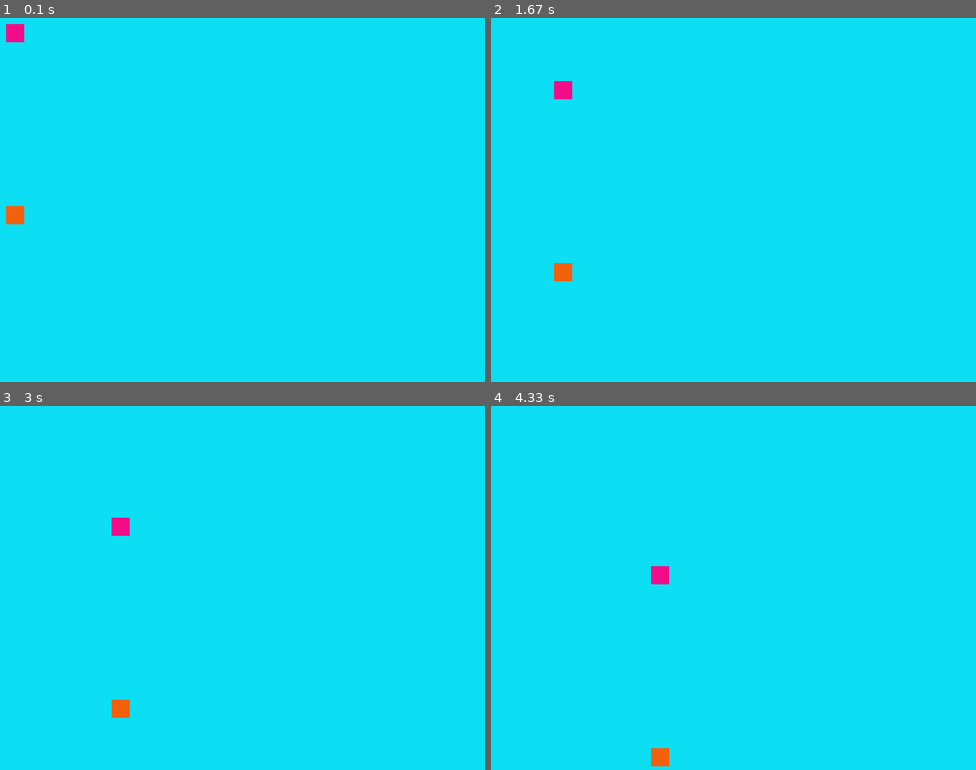
Above: before the commit, frames 1-4 (two rows, left to right).
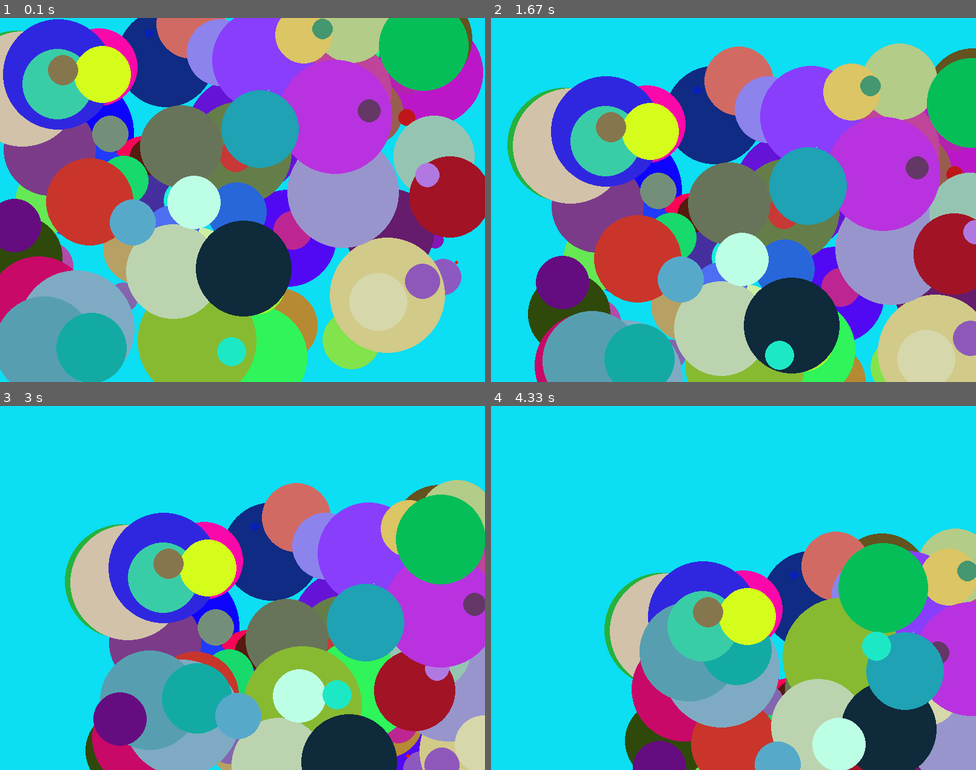
Above: after the commit, the same moments.

Repository: MYMPablito/Bootcamp-KeepCoding-FullStack-Jr-XV
Game: pygame game, started from bolillas/main.py
The game is run twice, just before and just after one commit, with the same random seed, the same clock (stepped at 60 frames per second) and the same inputs.
Inputs:
- Up to frame 1 (0.1 s): no input
- Up to frame 2 (1.67 s): no input
- Up to frame 3 (3 s): no input
- Up to frame 4 (4.33 s): no input

The runs differ from the first frame. In frame 1, 89% of the frame differs, in the area x 0-100%, y 0-100%; in frame 2, 77%; in frame 3, 59%; in frame 4, 44%.

Commit message:
Creación clase Rectangulo y finalización con ejercicio 100 bolillas

Diff:
--- /dev/null
+++ b/bolillas/figura_class.py
@@ -0,0 +1,35 @@
+import pygame as pg
+
+class Figura:
+    def __init__(self,pos_x,pos_y,color=(255,255,255),w=20,h=20,radio=10,vx=1,vy=1):
+        self.pos_x=pos_x
+        self.pos_y=pos_y
+        self.color=color
+        self.w=w
+        self.h=h
+        self.radio=radio
+        self.vx=vx
+        self.vy=vy
+
+
+    def moverCirculo(self,xmax,ymax):
+        self.pos_x += self.vx
+        self.pos_y += self.vy
+        if self.pos_x >= xmax or self.pos_x <= 0:#los limites en x
+            self.vx *= -1
+        if self.pos_y >= ymax or self.pos_y <=0:#los limites en y
+            self.vy *= -1
+
+    def dibujarCirculo(self,pantalla):
+        pg.draw.circle(pantalla,self.color,(self.pos_x,self.pos_y),self.radio)
+
+    def moverRectangulo(self,xmax,ymax):
+        self.pos_x += self.vx
+        self.pos_y += self.vy
+        if self.pos_x >= xmax or self.pos_x <= 0:#los limites en x
+            self.vx *= -1
+        if self.pos_y >= ymax or self.pos_y <=0:#los limites en y
+            self.vy *= -1
+
+    def dibujarRectangulo(self,pantalla):
+        pg.draw.rect(pantalla,self.color,(self.pos_x,self.pos_y,self.w,self.h ))
--- a/bolillas/main.py
+++ b/bolillas/main.py
@@ -1,57 +1,31 @@
 import pygame as pg
+from figura_class import Figura
+import random
 
-# Inicializar todos los módulos de pygame: pantallas, objetos, sonidos, teclados, etc.
 pg.init()
 
-# Crear la pantalla o sourface.
-pantalla = pg.display.set_mode( (800,600) ) #definición de tamaño de pantalla.
-pg.display.set_caption( "Bolillas" ) #agregar un título a mi ventana.
+pantalla = pg.display.set_mode( (800,600) )#definicion de tamaño de pantalla
+pg.display.set_caption( "Bolillas" )#agregar un titulo a mi ventana
 
 game_over = False
 
-x = 0
-vx = 1
-y = 300
-vy = 1
-
-x2 = 0
-vx2 = 1
-y2 = 0
-vy2 = 1
+listaBolillas=[]
+for i in range(1,101):
+    listaBolillas.append(Figura(random.randint(0,750),random.randint(0,550), (random.randint(0,255), random.randint(0,255), random.randint(0,255)),radio=random.randint(1,100) ))
 
 while not game_over:
 
-    for eventos in pg.event.get(): #capturar todos los eventos mientras el bucle se ejecuta.
+    for eventos in pg.event.get():#capturar todos los eventos mientras el bucle se ejecute
         print(eventos)
         if eventos.type == pg.QUIT:
             game_over = True
 
-    pantalla.fill( (12, 222, 243) ) #asignar un color a la pantalla
+    pantalla.fill( (12, 222, 243) )#asignar un color a la pantalla
 
-    x += vx
-    y += vy
-    if x >= 800 or x == 0: #los límites de x.
-        vx *= -1
-    if y >= 600 or y == 0: #los límites de y.
-        vy *= -1
+    for bolillas in listaBolillas:
+        bolillas.moverCirculo(800,600)
+        bolillas.dibujarCirculo(pantalla)
 
-
-    x2 += vx2
-    y2 += vy2
-    if x2 >= 800 or x2 == 0: #los límites de x.
-        vx2 *= -1
-    if y2 >= 600 or y2 == 0: #los límites de y.
-        vy2 *= -1
-
-
-
-    # la pantalla o sourface, color en rgb, posiciones (posiciónAncho, posiciónLargo, tamaño del rectángulo largo, tamaño de rect ancho )
-    #pg.draw.rect(pantalla, (243, 96, 12), (400,300,30,30)) #dibujar un rectángulo.
-    #pg.draw.rect(pantalla, (243, 96, 12), (770,570,30,30))
-    pg.draw.rect(pantalla, (243, 96, 12), (x,y,30,30))
-    pg.draw.rect(pantalla, (243, 12, 138), (x2,y2,30,30))
-
-    pg.display.flip()#función para cargar toda la configuración que va dentro de la pantalla.
-
+    pg.display.flip()#funcion para cargar toda la configuracion que va dentro de la pantalla
 
 pg.quit()
--- /dev/null
+++ b/bolillas/refresh_pygame.py
@@ -0,0 +1,52 @@
+import pygame as pg
+
+pg.init()
+
+#definir pantalla
+pantalla= pg.display.set_mode( (800,600) )#tamaño de ventana
+pg.display.set_caption(" Bolillas ")#titulo de la ventana
+
+game_over=False
+cont=0
+
+x=0
+y=0
+vx=1
+vy=1
+
+x2=20
+y2=20
+vx2=1
+vy2=1
+while not game_over:
+    cont += 1
+    print(cont)
+    for eventos in pg.event.get():#capturar los eventos
+        print(eventos)
+        if eventos.type == pg.QUIT:
+            game_over=True
+    #para que se mueva el objeto
+    x +=vx
+    y +=vy
+    #para que rebote los objetos segun limite
+    if x >= 800 or x<=0: #limite en x
+        vx *= -1
+    if y >= 600 or y<=0:#limite en y
+        vy *= -1
+
+     #para que se mueva el objeto
+    x2 +=vx2
+    y2 +=vy2
+    #para que rebote los objetos segun limite
+    if x2 >= 800 or x2<=0: #limite en x
+        vx2 *= -1
+    if y2 >= 600 or y2<=0:#limite en y
+        vy2 *= -1
+
+    pantalla.fill( (12, 222, 243) )#pintar pantalla
+    pg.draw.rect(pantalla,(245, 242, 244), (x,y,20,20))#rectangulo
+    pg.draw.rect(pantalla,( 241, 21, 141 ), (x2,y2,20,20))#rectangulo
+
+    pg.display.flip()#ejecuta todas las caracteristicas definidas
+
+pg.quit()
